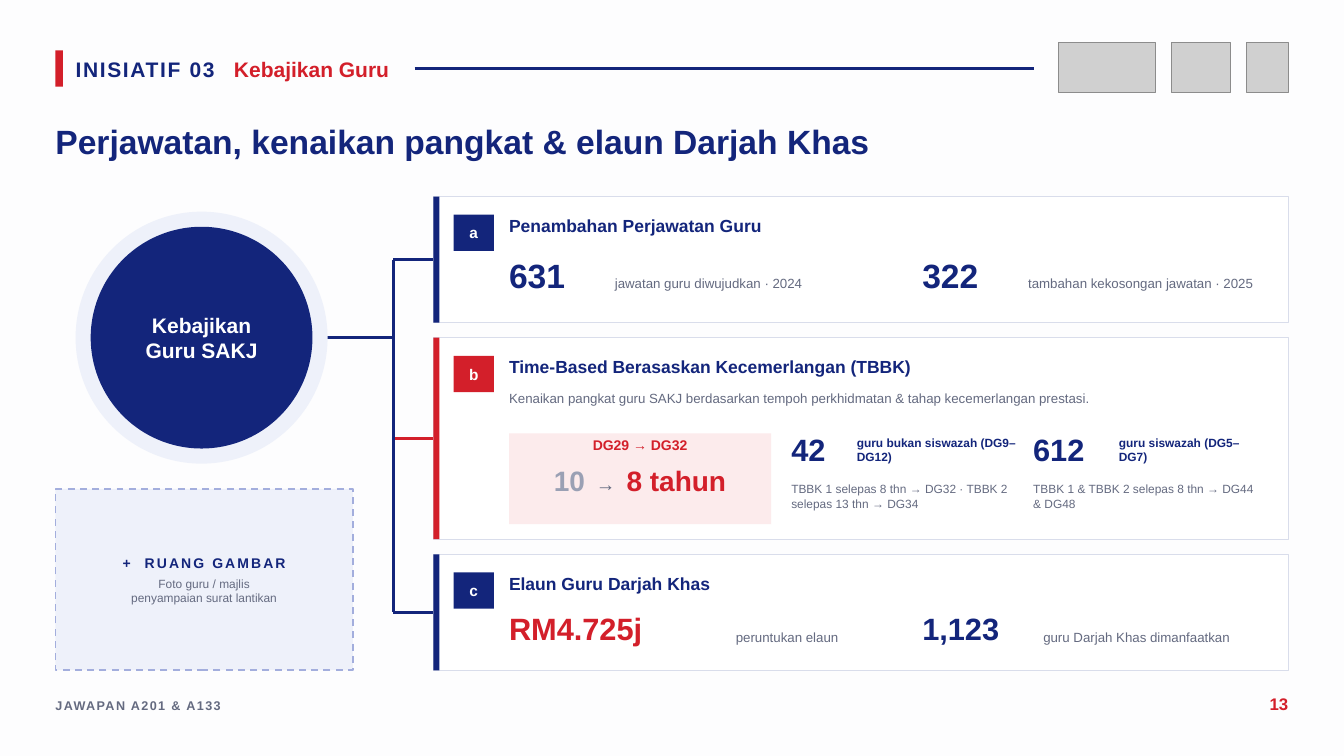
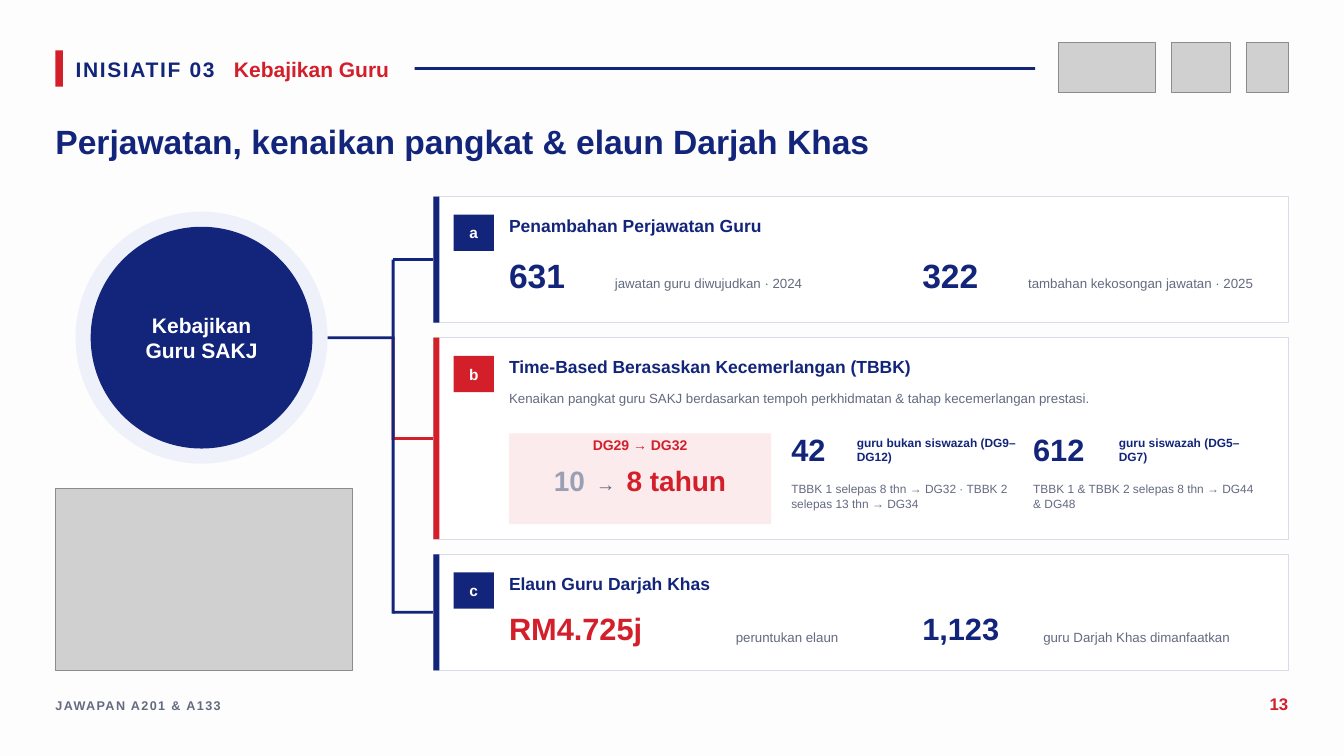
Before and after one commit to nawaljoe/Nawal, a slide deck: slide 13 of infografik-belanjawan-2027/Infografik_Jawapan_A201_A133_Belanjawan2027.pptx. Drawn at 1344x756 pixels with LibreOffice and Linux fonts; fonts in the diff are those of the drawing; grey boxes stand for pictures. Boxes give left, top, right and bottom in pixels: in the first picture for what was removed or moved away, otherwise in the second. Text is boxed around its words. In the diff, an @@ line names an element or a change of style, - is before the commit and + after.

```diff
--- a/infografik-belanjawan-2027/Infografik_Jawapan_A201_A133_Belanjawan2027.pptx
+++ b/infografik-belanjawan-2027/Infografik_Jawapan_A201_A133_Belanjawan2027.pptx
@@ rectangle removed at (55, 489, 353, 670) @@
-+ RUANG GAMBAR
-Foto guru / majlis
-penyampaian surat lantikan
@@ picture added at (55, 489, 353, 670) @@
```
Also in this commit, not shown: 17 other slides changed, 6 other files.
